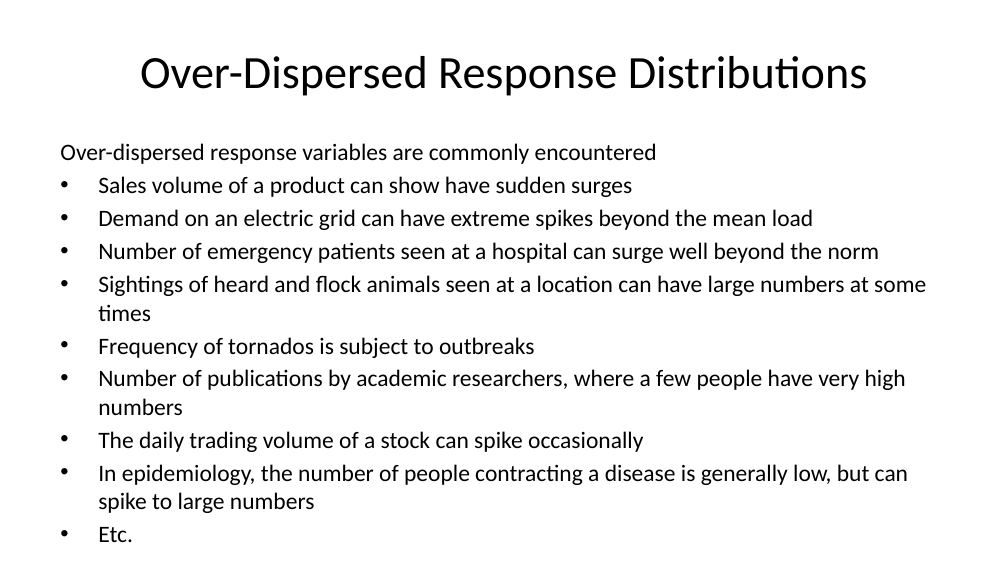
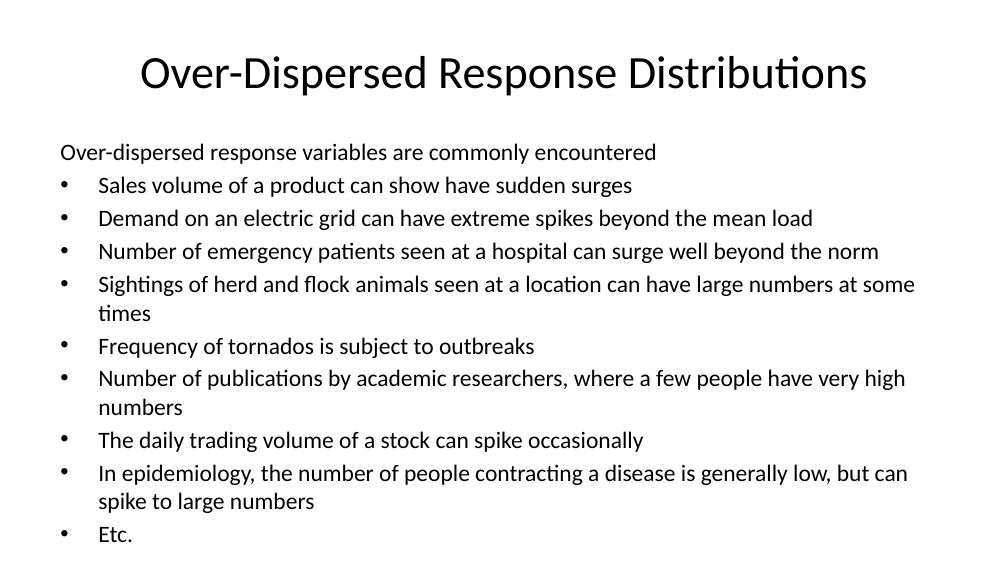
Before and after one commit to StephenElston/CSCI-E-83, a slide deck: slide 18 of LectureSlides/11_ModelsForMessyData.pptx. Drawn at 1008x567 pixels with LibreOffice and Linux fonts; fonts in the diff are those of the drawing. Boxes give left, top, right and bottom in pixels: in the first picture for what was removed or moved away, otherwise in the second. Text is boxed around its words. In the diff, an @@ line names an element or a change of style, - is before the commit and + after.

Commit message:
Typo corrections from lecture

```diff
--- a/LectureSlides/11_ModelsForMessyData.pptx
+++ b/LectureSlides/11_ModelsForMessyData.pptx
@@ text at bbox=[98, 275, 915, 321]: text changed @@
-• Sightings of heard and flock animals seen at a location can have large numbers at some times
+• Sightings of herd and flock animals seen at a location can have large numbers at some times
```
Also in this commit, not shown: 6 other slides changed.
